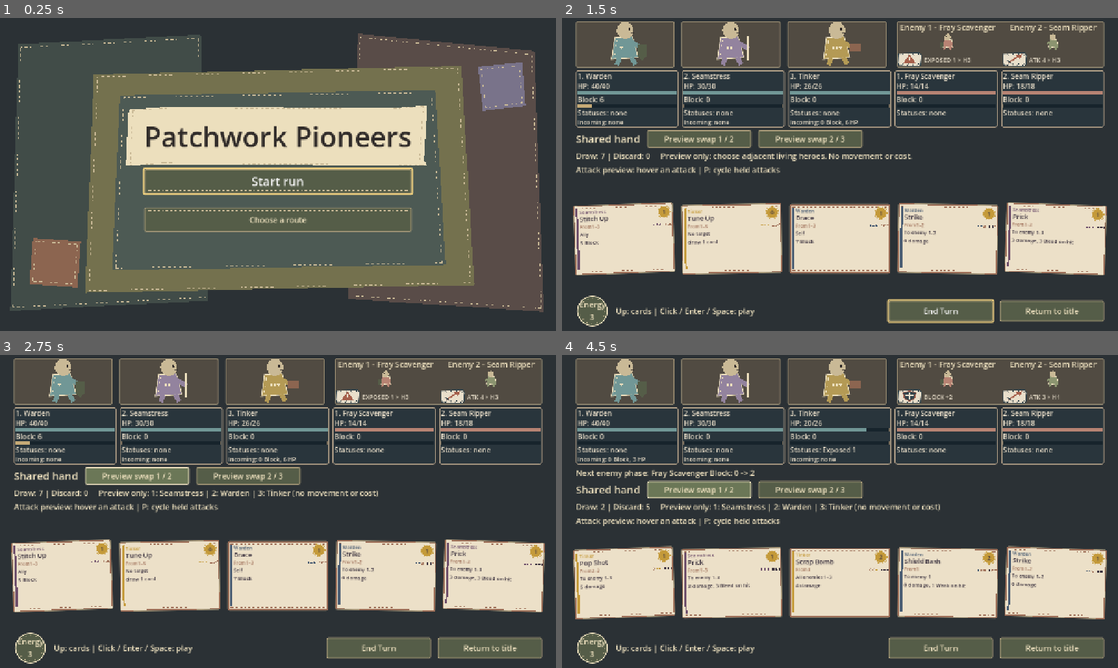
Above: before the commit, frames 1-4 (two rows, left to right).
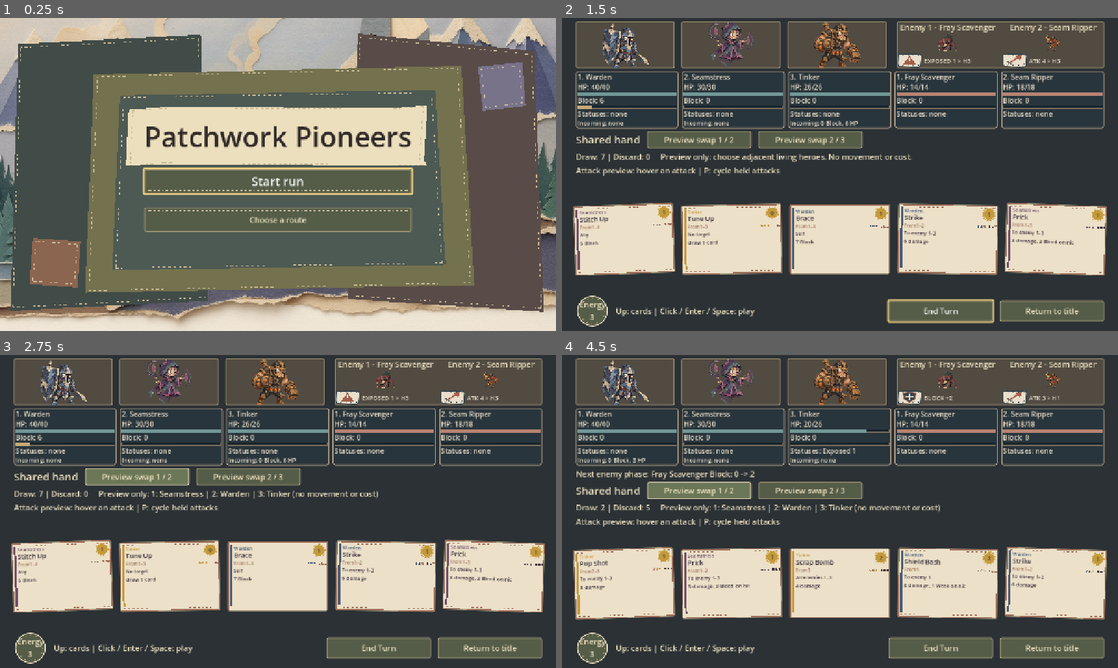
Above: after the commit, the same moments.

Repository: jcoev123-jpg/PatchworkPioneers
Game: Godot game, scene res://scenes/app.tscn
Same seed, same stepped clock (60 frames per second), same inputs: the game is played once before the commit and once after it.
Inputs:
- Up to frame 1 (0.25 s): no input
- Up to frame 2 (1.5 s): click "Start run" at 0.5 s; click "f01_n0: Fight" at 1.25 s
- Up to frame 3 (2.75 s): click "Preview swap 1 / 2" at 2 s
- Up to frame 4 (4.5 s): click "Preview swap 2 / 3" at 2.75 s; click "End Turn" at 3.5 s; click "Preview swap 1 / 2" at 4.25 s

The runs differ from the first frame. In frame 1, 24% of the frame differs, in the area x 0-100%, y 0-100%; in frame 2, 11%; in frame 3, 11%; in frame 4, 11%.

Commit message:
Patchwork Pioneers cycle 121: Mount owner-supplied patchwork art in live battles and title
Accepted by relay v2 (Claude final review, tests green).

Diff:
--- a/scripts/live_enemy_roster.gd
+++ b/scripts/live_enemy_roster.gd
@@ -1,5 +1,23 @@
 extends Node
 ## Observes the app's authoritative roster; owns only presentation, never combat actions.
+
+## Owner-supplied stand-in art, keyed by authoritative actor ID (never name, slot or screen text).
+## Each base path has a matching "_attack" pose that only a committed animation event may show.
+const ART_ROOT := "res://assets/paper/"
+const ACTOR_ART := {
+	"warden": "heroes/warden",
+	"seamstress": "heroes/seamstress",
+	"tinker": "heroes/tinker",
+	"ragling": "enemies/ragling",
+	"ragling_guard": "enemies/ragling_guard",
+	"fray_scavenger": "enemies/fray_scavenger",
+	"button_guard": "enemies/button_guard",
+	"spool_stalker": "enemies/spool_stalker",
+	"seam_ripper": "enemies/seam_ripper",
+	"needle_marshal": "enemies/needle_marshal",
+	"spool_hexer": "enemies/spool_hexer",
+	"patchwork_behemoth": "boss/patchwork_behemoth",
+}
 
 var enemies: CombatEnemies
 var panel: PanelContainer
@@ -14,6 +32,15 @@
 var _hero_fonts: Dictionary = {}
 var _puppets: Array[Control] = []
 var _intent_visible := true
+var _art_cache: Dictionary = {}
+
+
+## Exact stand-in image paths for one authoritative actor ID; empty when no art is mapped.
+static func art_paths(actor_id: String) -> Dictionary:
+	if not ACTOR_ART.has(actor_id):
+		return {}
+	var base: String = ART_ROOT + String(ACTOR_ART[actor_id])
+	return {"idle": base + ".png", "attack": base + "_attack.png"}
 
 
 class Puppet extends Control:
@@ -21,13 +48,54 @@
 	var slot := 1
 	var fallen := false
 	var felt := Color("719796")
+	var actor_id := ""
+	var idle_texture: Texture2D
+	## Held for the future committed attack event; nothing may switch to it yet.
+	var attack_texture: Texture2D
 
 	func _ready() -> void:
 		mouse_filter = Control.MOUSE_FILTER_IGNORE
-		custom_minimum_size = Vector2(0, 40)
+		# Enemies keep the badge row and terminal labels inside 1280x720; heroes fill their panel.
+		custom_minimum_size = Vector2(0, 96 if facing > 0.0 else 42)
 		resized.connect(queue_redraw)
 
+	## Binds one authoritative actor ID and its loaded art; a missing texture keeps the fallback.
+	func bind_actor(id: String, art: Dictionary) -> void:
+		actor_id = id
+		idle_texture = art.get("idle") as Texture2D
+		attack_texture = art.get("attack") as Texture2D
+		queue_redraw()
+
+	func current_texture() -> Texture2D:
+		return idle_texture
+
+	## Uniform, aspect-preserving placement inside this input-inert Control.
+	func image_rect() -> Rect2:
+		var texture := current_texture()
+		if texture == null or texture.get_width() <= 0 or texture.get_height() <= 0:
+			return Rect2()
+		var fit := minf(size.x / float(texture.get_width()), size.y / float(texture.get_height()))
+		var drawn := Vector2(texture.get_width(), texture.get_height()) * fit
+		return Rect2((size - drawn) / 2.0, drawn)
+
 	func _draw() -> void:
+		var texture := current_texture()
+		if texture != null:
+			_draw_actor(texture)
+			return
+		_draw_fallback()
+
+	func _draw_actor(texture: Texture2D) -> void:
+		var rect := image_rect()
+		if rect.size.x <= 0.0 or rect.size.y <= 0.0:
+			return
+		# Heroes face right, enemies left; the fallen actor keeps the drawn tilt treatment.
+		draw_set_transform(rect.get_center(), -0.7 * facing if fallen else 0.0, Vector2(facing, 1.0))
+		draw_texture_rect(texture, Rect2(-rect.size / 2.0, rect.size), false,
+			Color("8c8b86") if fallen else Color.WHITE)
+		draw_set_transform(Vector2.ZERO)
+
+	func _draw_fallback() -> void:
 		var ink := Color("ecdfbd")
 		var puppet_scale := clampf((size.y - 6.0) / 80.0, 0.45, 1.2)
 		draw_set_transform(Vector2(size.x / 2, size.y / 2), -0.7 * facing if fallen else 0.0, Vector2(facing, 1) * puppet_scale)
@@ -124,6 +192,9 @@
 		label.size_flags_horizontal = Control.SIZE_EXPAND_FILL
 		label.horizontal_alignment = HORIZONTAL_ALIGNMENT_CENTER
 		label.autowrap_mode = TextServer.AUTOWRAP_WORD_SMART
+		# The separate SLAIN badge already announces a fallen source; capping the label at two
+		# lines keeps a three-enemy roster inside 1280x720 without changing its full text.
+		label.max_lines_visible = 2
 		label.custom_minimum_size.x = 0
 		label.add_theme_font_size_override("font_size", 18)
 		column.add_child(label)
@@ -157,6 +228,7 @@
 		if not is_instance_valid(puppet):
 			continue
 		puppet.fallen = app.party.is_downed(puppet.slot) if puppet.facing > 0 else enemies.is_slain(puppet.slot)
+		_bind_puppet_art(app, puppet)
 		puppet.queue_redraw()
 	if app.enemy_intents != null:
 		for action in app.enemy_intents.get_intents():
@@ -167,6 +239,40 @@
 		_labels[index].text = "Enemy %d - %s%s" % [position, enemy["name"],
 			"\nSLAIN" if enemies.is_slain(position) else ""]
 		_badges[index].show_intent(announcements.get(position, {}), enemies.is_slain(position))
+
+
+## Presentation-only resolution: the live actor ID chooses the stand-in resources, fail-closed.
+func art_for(actor_id: String) -> Dictionary:
+	if not ACTOR_ART.has(actor_id):
+		return {}
+	if _art_cache.has(actor_id):
+		return _art_cache[actor_id]
+	var paths: Dictionary = art_paths(actor_id)
+	var art := {"idle": _load_art_texture(String(paths.get("idle", ""))),
+		"attack": _load_art_texture(String(paths.get("attack", "")))}
+	_art_cache[actor_id] = art
+	return art
+
+
+## Follows the authoritative ID at each slot, so a legal position swap also swaps the images.
+func _bind_puppet_art(app, puppet) -> void:
+	var definition: Dictionary = {}
+	if puppet.facing > 0.0:
+		if app.party != null:
+			definition = app.party.get_hero(puppet.slot)
+	elif enemies != null:
+		definition = enemies.get_enemy(puppet.slot)
+	var actor_id: String = definition.get("id") if definition.get("id") is String else ""
+	if actor_id == puppet.actor_id:
+		return
+	puppet.bind_actor(actor_id, art_for(actor_id))
+
+
+static func _load_art_texture(path: String) -> Texture2D:
+	# A missing import or file keeps the drawn fallback instead of failing boot.
+	if path.is_empty() or not ResourceLoader.exists(path, "Texture2D"):
+		return null
+	return load(path) as Texture2D
 
 
 func _clear() -> void:
--- a/scripts/patchwork_ui_shell.gd
+++ b/scripts/patchwork_ui_shell.gd
@@ -4,8 +4,10 @@
 const INK := Color("302b29")
 const PAPER := Color("ecdfbd")
 const THREAD := Color("c9b996")
+const TITLE_BACKDROP := "res://assets/paper/backgrounds/title.png"
 var _title: Control
 var _label: Label
+var _backdrop: Texture2D
 
 
 class ButtonStitches extends Control:
@@ -24,9 +26,26 @@
 
 func _ready() -> void:
 	mouse_filter = Control.MOUSE_FILTER_IGNORE
+	_backdrop = _load_backdrop()
 	get_parent().theme = _build_theme()
 	get_parent().ready.connect(_bind_title, CONNECT_ONE_SHOT)
 	resized.connect(queue_redraw)
+
+
+## A missing owner image leaves the existing drawn backdrop instead of failing boot.
+static func _load_backdrop(path: String = TITLE_BACKDROP) -> Texture2D:
+	if path.is_empty() or not ResourceLoader.exists(path, "Texture2D"):
+		return null
+	return load(path) as Texture2D
+
+
+## Cover the whole shell while preserving the backdrop's proportions.
+func backdrop_rect() -> Rect2:
+	if _backdrop == null or _backdrop.get_width() <= 0 or _backdrop.get_height() <= 0:
+		return Rect2()
+	var texture_size := Vector2(_backdrop.get_width(), _backdrop.get_height())
+	var fit := maxf(size.x / texture_size.x, size.y / texture_size.y)
+	return Rect2((size - texture_size * fit) / 2.0, texture_size * fit)
 
 
 func _panel(fill: Color, edge: Color, border: int = 2) -> StyleBoxFlat:
@@ -113,6 +132,9 @@
 func _draw() -> void:
 	if not is_instance_valid(_label):
 		return
+	# Owner-supplied paper backdrop first; sewn patches, title and buttons stay on top.
+	if _backdrop != null:
+		draw_texture_rect(_backdrop, backdrop_rect(), false)
 	# Authored, deterministic cut edges: decoration never touches either RNG.
 	var scale_to_view := size / Vector2(1280, 720)
 	draw_set_transform(Vector2.ZERO, 0.0, scale_to_view)
--- a/tests/live_enemy_roster_test.gd
+++ b/tests/live_enemy_roster_test.gd
@@ -4,6 +4,22 @@
 var checks := 0
 const SOURCE := "res://data/enemies/starter_enemies.json"
 const FIXTURE := "user://live_enemy_roster_invalid.json"
+const ROSTER_ART := preload("res://scripts/live_enemy_roster.gd")
+## Supplied owner art by authoritative ID; the view must never choose these by name or slot.
+const IDLE_ART := {
+	"warden": "res://assets/paper/heroes/warden.png",
+	"seamstress": "res://assets/paper/heroes/seamstress.png",
+	"tinker": "res://assets/paper/heroes/tinker.png",
+	"ragling": "res://assets/paper/enemies/ragling.png",
+	"ragling_guard": "res://assets/paper/enemies/ragling_guard.png",
+	"fray_scavenger": "res://assets/paper/enemies/fray_scavenger.png",
+	"button_guard": "res://assets/paper/enemies/button_guard.png",
+	"spool_stalker": "res://assets/paper/enemies/spool_stalker.png",
+	"seam_ripper": "res://assets/paper/enemies/seam_ripper.png",
+	"needle_marshal": "res://assets/paper/enemies/needle_marshal.png",
+	"spool_hexer": "res://assets/paper/enemies/spool_hexer.png",
+	"patchwork_behemoth": "res://assets/paper/boss/patchwork_behemoth.png",
+}
 
 
 func _initialize() -> void:
@@ -45,6 +61,57 @@
 	return [app.party.get_heroes(), app.deck.draw_pile.duplicate(), app.deck.hand.duplicate(),
 		app.deck.discard_pile.duplicate(), app.deck.energy, app.deck.turn_active,
 		app.run_rng.state, app.enemy_intents.get_intents(), app.enemies.get_enemies()]
+
+
+## Every mounted puppet must show the supplied idle art of the authoritative ID currently in its
+## slot, keep the paired attack resource unused, and preserve proportional placement.
+func _assert_actor_art(app, presenter) -> void:
+	var paths: Array[String] = []
+	for puppet in presenter._puppets:
+		var definition: Dictionary = app.party.get_hero(puppet.slot) if puppet.facing > 0.0 \
+			else presenter.enemies.get_enemy(puppet.slot)
+		var actor_id: String = definition.get("id") if definition.get("id") is String else ""
+		_check(not actor_id.is_empty() and puppet.actor_id == actor_id,
+			"puppet binds the authoritative actor ID in its slot, never a name or slot number")
+		if actor_id.is_empty() or not IDLE_ART.has(actor_id):
+			continue
+		var idle_path: String = IDLE_ART[actor_id]
+		var attack_path: String = idle_path.trim_suffix(".png") + "_attack.png"
+		var texture: Texture2D = puppet.current_texture()
+		_check(texture != null and texture.resource_path == idle_path,
+			"mounted actor renders its own supplied idle image: " + actor_id)
+		_check(puppet.attack_texture != null and puppet.attack_texture.resource_path == attack_path,
+			"mounted actor keeps its paired attack-pose resource for a committed future event")
+		_check(texture != null and not paths.has(texture.resource_path),
+			"actors never share another actor's image: " + actor_id)
+		paths.append(texture.resource_path if texture != null else "")
+		var rect: Rect2 = puppet.image_rect()
+		_check(texture != null and rect.size.x > 0.0 and rect.size.y >= 40.0,
+			"supplied art is readable at battle size: " + actor_id)
+		_check(texture != null and is_equal_approx(rect.size.x / rect.size.y,
+			float(texture.get_width()) / float(texture.get_height())),
+			"supplied art keeps its own proportions: " + actor_id)
+		_check(rect.position.x >= 0.0 and rect.position.y >= 0.0 \
+			and rect.end.x <= puppet.size.x + 0.01 and rect.end.y <= puppet.size.y + 0.01,
+			"supplied art stays inside its input-inert control: " + actor_id)
+	# Resolver coverage for IDs that are not in this battle, including the distinct Guard Ragling.
+	for actor_id in ["needle_marshal", "spool_hexer", "patchwork_behemoth", "ragling_guard"]:
+		var resolved: Dictionary = ROSTER_ART.art_paths(actor_id)
+		_check(resolved.get("idle") == IDLE_ART[actor_id]
+			and resolved.get("attack") == IDLE_ART[actor_id].trim_suffix(".png") + "_attack.png",
+			"authoritative ID resolver maps idle and attack paths: " + actor_id)
+		var art: Dictionary = presenter.art_for(actor_id)
+		_check(art.get("idle") is Texture2D and art.idle.resource_path == resolved.idle
+			and art.get("attack") is Texture2D and art.attack.resource_path == resolved.attack,
+			"resolved Elite/Boss art loads both poses: " + actor_id)
+	_check(IDLE_ART["ragling"] != IDLE_ART["ragling_guard"],
+		"Guard Ragling has its own supplied image, not the base ragling")
+	var fabricated := "fabricated_unknown_actor"
+	_check(ROSTER_ART.art_paths(fabricated).is_empty() and presenter.art_for(fabricated).is_empty(),
+		"a fabricated actor ID resolves no art and stays on the drawn fallback")
+	_check(ROSTER_ART._load_art_texture("res://assets/paper/enemies/fabricated_missing.png") == null
+		and ROSTER_ART._load_art_texture("") == null,
+		"missing or empty art paths load no texture and cannot crash presentation")
 
 
 
@@ -169,10 +236,11 @@
 		_check(Rect2(0, 0, 1280, 720).encloses(labels[1].get_global_rect()), "Guard fits target viewport")
 	_assert_badges(app, presenter, 1)
 	_check(not app.intent_label.visible and not app.intent_label.text.is_empty(), "redundant legacy sentence is hidden while authoritative source remains")
-	_check(presenter._puppets.size() == 3 + presenter.enemies.get_enemies().size(), "one code-drawn puppet for every actual actor")
+	_check(presenter._puppets.size() == 3 + presenter.enemies.get_enemies().size(), "one presenter puppet for every actual actor")
 	for puppet in presenter._puppets:
 		_check(is_instance_valid(puppet) and puppet.is_visible_in_tree() and puppet.mouse_filter == Control.MOUSE_FILTER_IGNORE and puppet.focus_mode == Control.FOCUS_NONE, "mounted puppet is visible and input inert")
 		_check(puppet.facing == (1.0 if puppet.name.begins_with("Hero") else -1.0), "actor puppet faces inward")
+	_assert_actor_art(app, presenter)
 	_check(app.end_turn_button.is_visible_in_tree() and app.return_button.is_visible_in_tree(),
 		"real battle actions stay visible")
 	_check(Rect2(0, 0, 1280, 720).encloses(app.return_button.get_global_rect()), "return action fits viewport")
@@ -400,6 +468,17 @@
 		presenter._badges.size() == 2 and
 		presenter.panel.find_children("*", "Label", true, false).size() == 2,
 		"multi-entry fixture mounts both original labels and both drawn intent badges")
+	_check(presenter.enemies.get_enemy(1).get("id") == "first"
+		and presenter.enemies.get_enemy(2).get("id") == "second",
+		"fabricated IDs are the authoritative actors of this mounted fixture")
+	var fallback: Array = presenter._puppets.slice(3)
+	_check(fallback.size() == 2, "fabricated-ID battle mounts one puppet per enemy")
+	for index in range(fallback.size()):
+		var puppet = fallback[index]
+		_check(puppet.actor_id == presenter.enemies.get_enemy(index + 1).get("id")
+			and puppet.idle_texture == null and puppet.attack_texture == null
+			and puppet.image_rect() == Rect2(),
+			"an unknown mounted actor ID falls back to the drawn puppet without textures")
 	_assert_badges(app, presenter, 1)
 	app.return_button.pressed.emit()
 	DirAccess.remove_absolute(ProjectSettings.globalize_path(FIXTURE))
@@ -424,6 +503,7 @@
 	var meters = app.get_node("LiveCombatMeters").row
 	_check(presenter._puppets.size() == 6 and presenter._labels.size() == 3
 		and meters.get_child_count() == 6, "mounted typed path has every puppet, target and real meter")
+	_assert_actor_art(app, presenter)
 	var actions: Array = app.enemy_intents.get_intents()
 	for index in range(3):
 		var actor: Dictionary = app.enemies.get_enemy(index + 1)
@@ -455,6 +535,7 @@
 	presenter._refresh()
 	_check(presenter._puppets[0].fallen and presenter._puppets[4].fallen
 		and presenter._badges[1].icon_mode == "slain", "typed hero and enemy puppets reflect actual fallen state")
+	_assert_actor_art(app, presenter)
 	app.return_button.pressed.emit()
 	await process_frame
 	_check(presenter._puppets.is_empty() and presenter._badges.is_empty() and presenter.battle_row == null,
--- a/tests/patchwork_ui_shell_test.gd
+++ b/tests/patchwork_ui_shell_test.gd
@@ -19,6 +19,19 @@
 		"existing live label uses dark ink title variation")
 	_check(shell.mouse_filter == Control.MOUSE_FILTER_IGNORE and shell.focus_mode == Control.FOCUS_NONE,
 		"shell cannot intercept pointer or keyboard")
+	_check(shell.TITLE_BACKDROP == "res://assets/paper/backgrounds/title.png"
+		and shell._backdrop is Texture2D and shell._backdrop.resource_path == shell.TITLE_BACKDROP,
+		"title boot mounts the supplied backdrop texture behind its decorations")
+	if shell._backdrop is Texture2D:
+		var cover: Rect2 = shell.backdrop_rect()
+		_check(cover.encloses(Rect2(Vector2.ZERO, shell.size)),
+			"supplied title backdrop covers the whole 1280x720 title")
+		_check(is_equal_approx(cover.size.x / cover.size.y,
+			float(shell._backdrop.get_width()) / float(shell._backdrop.get_height())),
+			"supplied title backdrop keeps its own proportions")
+	_check(shell._load_backdrop("res://assets/paper/backgrounds/fabricated_missing_title.png") == null
+		and shell._load_backdrop("") == null,
+		"a missing title image loads no texture and cannot fail boot")
 	_check(shell.get_index() > 0 and app.get_child(shell.get_index() - 1) is ColorRect
 		and shell.get_index() < app.title_view.get_index(), "decorations between original background and title")
 	var fills: Array[Color] = []
Binary file added: assets/paper/backgrounds/title.png
Not shown, added: assets/paper/backgrounds/title.png.import
Binary file added: assets/paper/boss/patchwork_behemoth.png
Not shown, added: assets/paper/boss/patchwork_behemoth.png.import
Binary file added: assets/paper/boss/patchwork_behemoth_attack.png
Not shown, added: assets/paper/boss/patchwork_behemoth_attack.png.import
Binary file added: assets/paper/enemies/button_guard.png
Not shown, added: assets/paper/enemies/button_guard.png.import
Binary file added: assets/paper/enemies/button_guard_attack.png
Not shown, added: assets/paper/enemies/button_guard_attack.png.import
Binary file added: assets/paper/enemies/fray_scavenger.png
Not shown, added: assets/paper/enemies/fray_scavenger.png.import
(and 38 more such lines)
